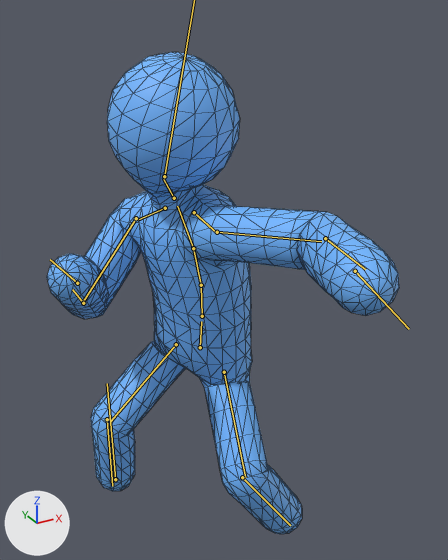
The glTF model data/characters/polyone_stick_man/StickMan.glb as it was, and as the next commit left it.
Rendered twice from a 50 mm camera at (-0.807, -1.654, 1.746) aimed at (-0.034, -0.249, 1.044). The lights are fixed; the arrows at lower left show +X, +Y and +Z. The older version comes first. Both versions are drawn at frame 15 of the action 'punch'; the numbers are the values there. The bones that change, and the others that lie on the model, are drawn over the model as lines. Mesh edges are drawn as thin lines.
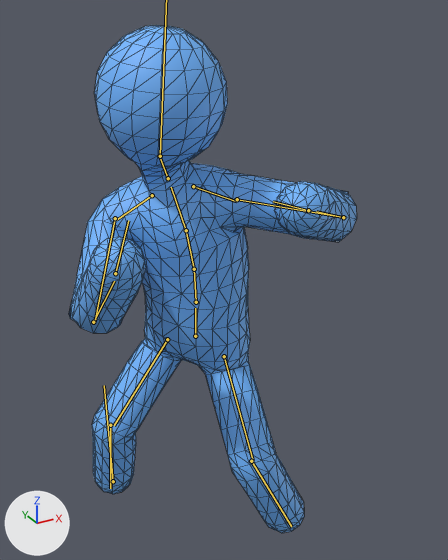
What differs and where, as boxes (x1, y1, x2, y2) in the pictures (448 x 560 px):
'Object_6', posed (18% narrower): before (47, 52, 399, 534); after (69, 25, 357, 533)
bone 'Root_00', root to tip: before (200, 347) to (201, 321); after (195, 336) to (195, 308)
bone 'Spine_01', root to tip: before (202, 316) to (201, 285); after (196, 302) to (194, 268)
bone 'Spine1_02', root to tip: before (201, 285) to (193, 248); after (194, 269) to (186, 230)
bone 'Spine2_03', root to tip: before (193, 248) to (177, 206); after (186, 230) to (171, 187)
bone 'Neck_04', root to tip: before (174, 198) to (163, 178); after (168, 178) to (160, 157)
bone 'LeftShoulder_07', root to tip: before (194, 212) to (217, 233); after (193, 186) to (236, 201)
bone 'LeftArm_08', root to tip: before (217, 232) to (321, 241); after (237, 199) to (345, 217)
bone 'LeftForeArm_09', root to tip: before (325, 238) to (365, 269); after (343, 217) to (316, 211)
bone 'LeftHand_010', root to tip: before (355, 271) to (409, 329); after (308, 210) to (273, 201)
bone 'RightArm_012', root to tip: before (136, 218) to (82, 303); after (115, 218) to (95, 321)
bone 'RightForeArm_013', root to tip: before (83, 303) to (72, 289); after (93, 322) to (114, 281)
bone 'LeftUpLeg_015', root to tip: before (224, 372) to (245, 477); after (224, 356) to (253, 460)
bone 'LeftLeg_016', root to tip: before (242, 477) to (290, 525); after (251, 461) to (291, 526)
bone 'RightUpLeg_018', root to tip: before (176, 344) to (110, 421); after (167, 339) to (114, 425)
bone 'RightLeg_019', root to tip: before (107, 419) to (112, 486); after (110, 425) to (110, 488)

The change, as a list of edits to the scene's bpy script:
```text
Change bone_root_00:
    where bone_root_00 = bpy.data.objects['Object_3'].pose.bones['Root_00']  # child of '_rootJoint'
    bone_root_00.location: (0.3, -11.8, 1.9) -> (-1.5, -6.9, 2.2)
    bone_root_00.rotation_quaternion: (0.838, 0.119, -0.531, -0.038) -> (0.897, 0.089, -0.432, -0.013)  # degrees (30, -62, -24) -> degrees (16, -51, -9)
Change bone_spine_01:
    where bone_spine_01 = bpy.data.objects['Object_3'].pose.bones['Spine_01']  # child of 'Root_00'
    bone_spine_01.rotation_quaternion: (0.999, 0.016, -0.012, 0.042) -> (0.999, 0.0, 0.023, 0.046)  # degrees (2, -1, 5) -> degrees (0, 3, 5)
Change bone_spine1_02:
    where bone_spine1_02 = bpy.data.objects['Object_3'].pose.bones['Spine1_02']  # child of 'Spine_01'
    bone_spine1_02.rotation_quaternion: (0.997, 0.038, -0.02, 0.059) -> (0.996, 0.026, 0.066, 0.052)  # degrees (4, -3, 7) -> degrees (3, 7, 6)
Change bone_spine2_03:
    where bone_spine2_03 = bpy.data.objects['Object_3'].pose.bones['Spine2_03']  # child of 'Spine1_02'
    bone_spine2_03.rotation_quaternion: (0.997, 0.038, -0.018, 0.06) -> (0.996, 0.029, 0.067, 0.048)  # degrees (4, -2, 7) -> degrees (4, 8, 6)
Change bone_neck_04:
    where bone_neck_04 = bpy.data.objects['Object_3'].pose.bones['Neck_04']  # child of 'Spine2_03'
    bone_neck_04.rotation_quaternion: (0.995, 0.09, 0.046, -0.021) -> (0.996, 0.087, 0.029, -0.001)  # degrees (10, 5, -2) -> degrees (10, 3, 0)
Change bone_head_05:
    where bone_head_05 = bpy.data.objects['Object_3'].pose.bones['Head_05']  # child of 'Neck_04'
    bone_head_05.rotation_quaternion: (0.925, -0.129, 0.24, -0.264) -> (0.954, -0.085, 0.209, -0.198)  # degrees (-23, 22, -36) -> degrees (-15, 21, -26)
Change bone_leftshoulder_07:
    where bone_leftshoulder_07 = bpy.data.objects['Object_3'].pose.bones['LeftShoulder_07']  # child of 'Spine2_03'
    bone_leftshoulder_07.rotation_quaternion: (0.984, -0.043, 0.062, 0.158) -> (0.989, 0.096, 0.046, 0.101)  # degrees (-4, 8, 18) -> degrees (11, 4, 12)
Change bone_leftarm_08:
    where bone_leftarm_08 = bpy.data.objects['Object_3'].pose.bones['LeftArm_08']  # child of 'LeftShoulder_07'
    bone_leftarm_08.rotation_quaternion: (0.953, 0.017, -0.165, -0.254) -> (0.945, 0.069, -0.295, -0.122)  # degrees (7, -18, -31) -> degrees (14, -33, -19)
Change bone_leftforearm_09:
    where bone_leftforearm_09 = bpy.data.objects['Object_3'].pose.bones['LeftForeArm_09']  # child of 'LeftArm_08'
    bone_leftforearm_09.rotation_quaternion: (0.926, 0.014, 0.0, 0.376) -> (0.527, 0.032, 0.0, 0.849)  # degrees (2, -1, 44) -> degrees (2, -3, 116)
Change bone_lefthand_010:
    where bone_lefthand_010 = bpy.data.objects['Object_3'].pose.bones['LeftHand_010']  # child of 'LeftForeArm_09'
    bone_lefthand_010.rotation_quaternion: (0.995, 0.049, -0.081, -0.002) -> (0.99, -0.007, -0.142, -0.003)  # degrees (6, -9, -1) -> degrees (-1, -16, 0)
Change bone_rightarm_012:
    where bone_rightarm_012 = bpy.data.objects['Object_3'].pose.bones['RightArm_012']  # child of 'RightShoulder_011'
    bone_rightarm_012.rotation_quaternion: (0.83, 0.374, 0.173, -0.376) -> (0.82, 0.411, 0.201, -0.345)  # degrees (37, 35, -37) -> degrees (43, 38, -30)
Change bone_rightforearm_013:
    where bone_rightforearm_013 = bpy.data.objects['Object_3'].pose.bones['RightForeArm_013']  # child of 'RightArm_012'
    bone_rightforearm_013.rotation_quaternion: (0.639, 0.029, 0.0, -0.769) -> (0.614, 0.03, 0.0, -0.789)  # degrees (2, 3, -101) -> degrees (2, 3, -104)
Change bone_leftupleg_015:
    where bone_leftupleg_015 = bpy.data.objects['Object_3'].pose.bones['LeftUpLeg_015']  # child of 'Root_00'
    bone_leftupleg_015.rotation_quaternion: (0.848, 0.384, -0.147, 0.334) -> (0.895, 0.341, -0.119, 0.26)  # degrees (40, -30, 32) -> degrees (37, -23, 25)
Change bone_leftleg_016:
    where bone_leftleg_016 = bpy.data.objects['Object_3'].pose.bones['LeftLeg_016']  # child of 'LeftUpLeg_015'
    bone_leftleg_016.rotation_quaternion: (0.838, -0.54, -0.066, 0.047) -> (0.903, -0.421, -0.072, 0.036)  # degrees (-66, -3, 9) -> degrees (-50, -6, 7)
Change bone_rightupleg_018:
    where bone_rightupleg_018 = bpy.data.objects['Object_3'].pose.bones['RightUpLeg_018']  # child of 'Root_00'
    bone_rightupleg_018.rotation_quaternion: (0.879, 0.469, 0.043, -0.072) -> (0.92, 0.367, 0.062, -0.124)  # degrees (56, 8, -5) -> degrees (42, 12, -11)
Change bone_rightleg_019:
    where bone_rightleg_019 = bpy.data.objects['Object_3'].pose.bones['RightLeg_019']  # child of 'RightUpLeg_018'
    bone_rightleg_019.rotation_quaternion: (0.876, -0.475, -0.066, 0.049) -> (0.912, -0.401, -0.073, 0.04)  # degrees (-57, -4, 9) -> degrees (-48, -6, 8)
```
